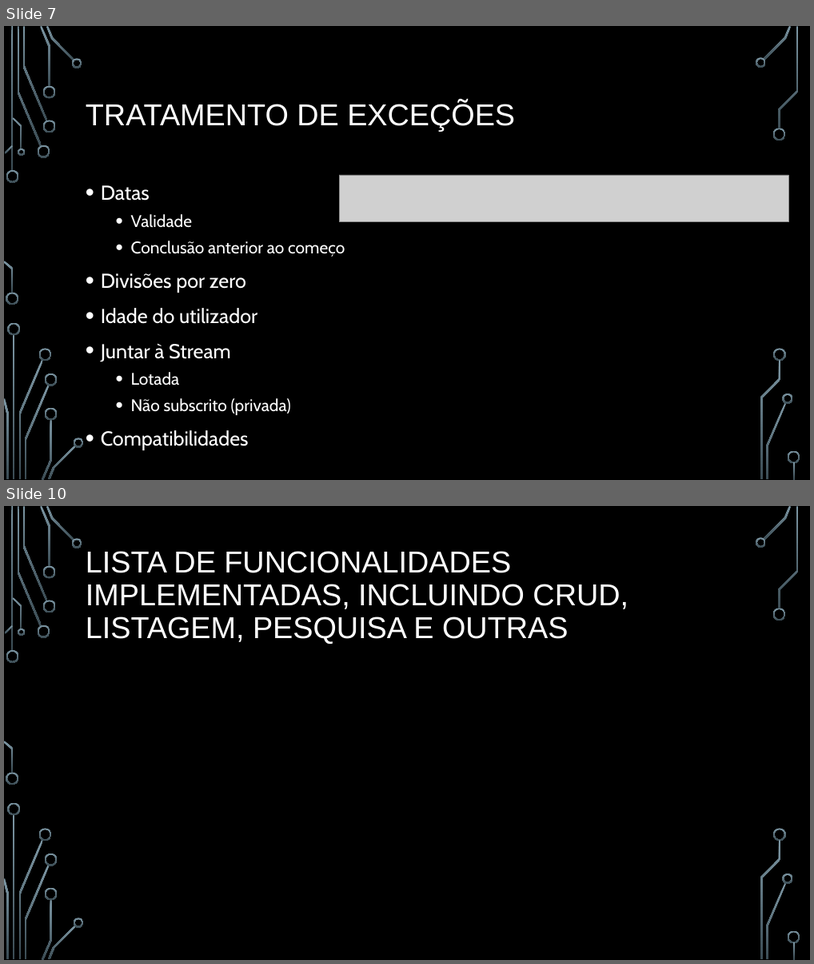
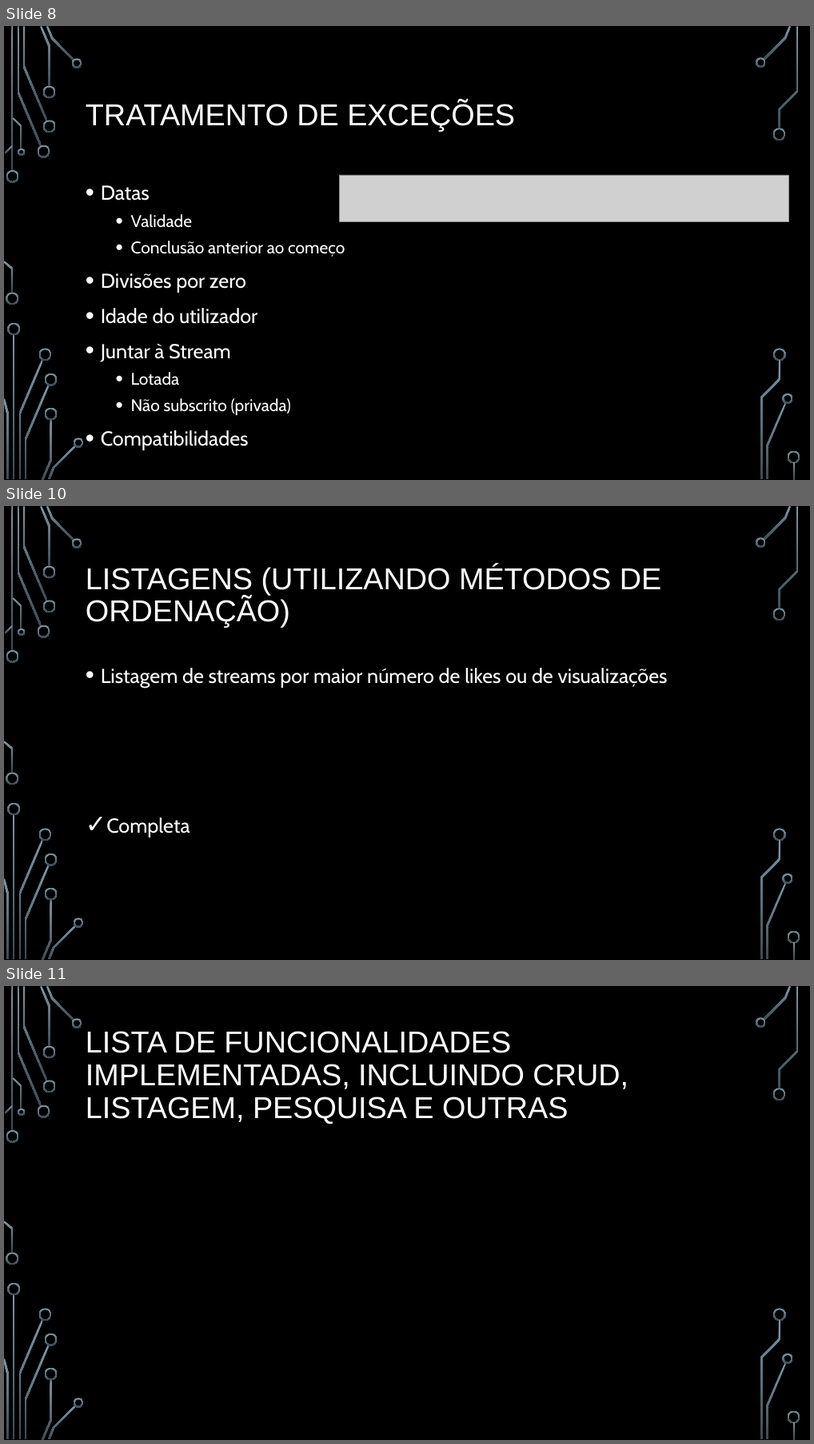
Before and after one commit to BrunoRosendo/StreamZ-AEDA-proj-, a slide deck: StreamZ.pptx. Shown one above the other, each under a label of ours: slides 7 and 10 before the commit, slides 8, 10 and 11 after it; the slides between them are not shown. The pictures are 814x964 and 814x1444 pixels, drawn with LibreOffice and Linux fonts; fonts in the diff are those of the drawing; grey boxes stand for pictures; background and template pictures are left out. Boxes give left, top, right and bottom in pixels: in the first picture for what was removed or moved away, otherwise in the second. Text is boxed around its words. In the diff, an @@ line names an element or a change of style, - is before the commit and + after.

```diff
--- a/StreamZ.pptx
+++ b/StreamZ.pptx
@@ slide 10 added at [4, 506, 810, 960], background picture (left out); not listed: 36 template elements that a slide beside it also shows @@
@@ title added at [86, 565, 662, 628], 36 pt, text #FFFFFF @@
+LISTAGENS (UTILIZANDO MÉTODOS DE ORDENAÇÃO)
@@ text added at [101, 668, 668, 837], 24 pt, text #FFFFFF @@
+• Listagem de streams por maior número de likes ou de visualizações
+✓ Completa
@@ what was slide 7 is now slide 8 @@
@@ what was slide 10 is now slide 11 @@
```
Also in this commit, not shown: 5 slides changed, 1 other slide added, 1 slide removed.
